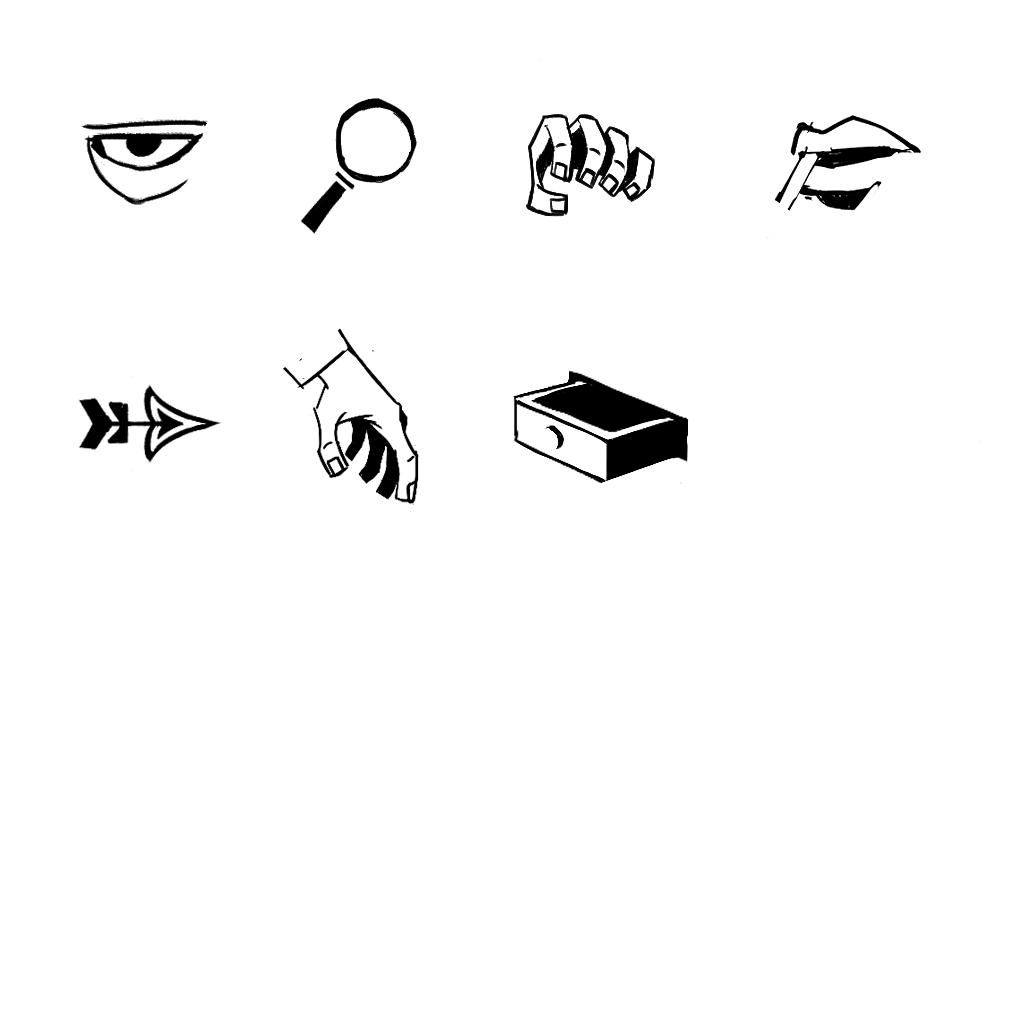
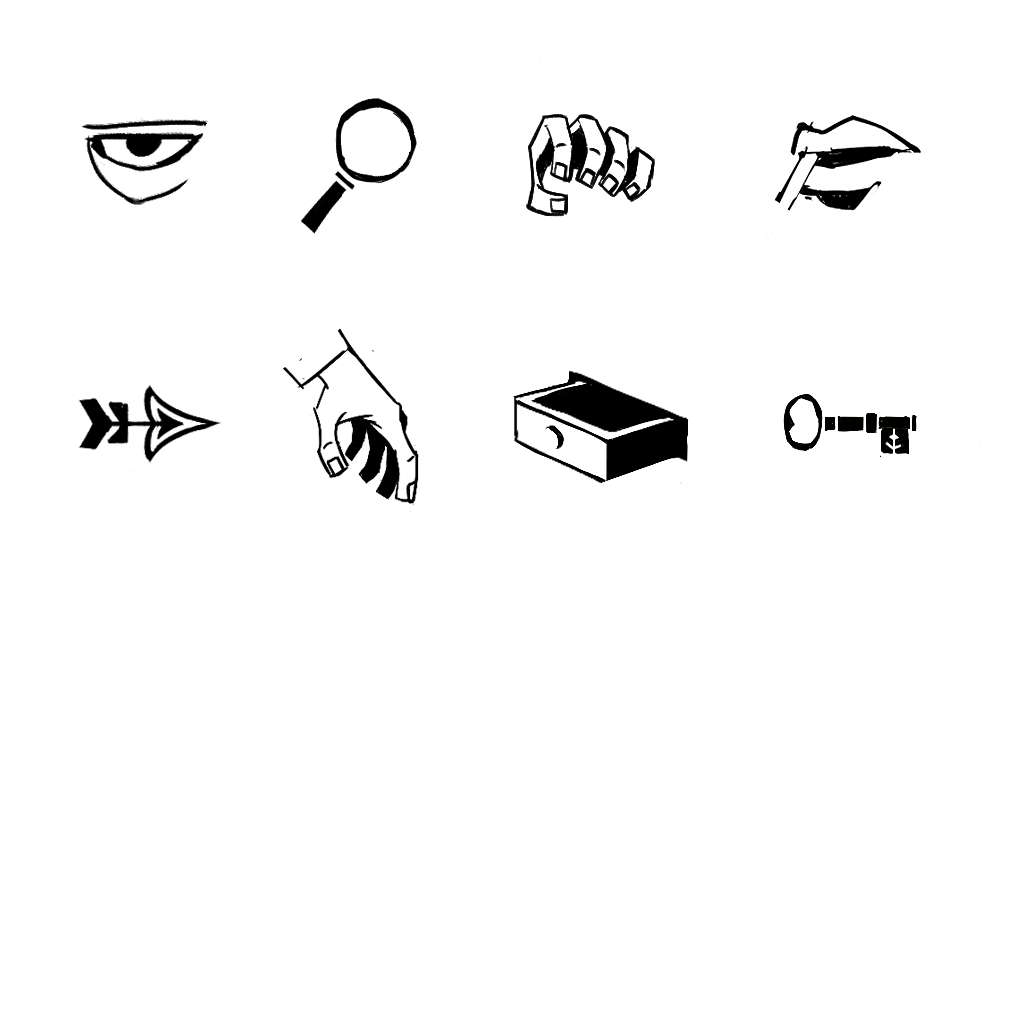
Revision of a layered 1024x1024 image; what changed, layer by layer:
added layer "Layer 16" above "Layer 15" over [783, 394, 917, 458]
